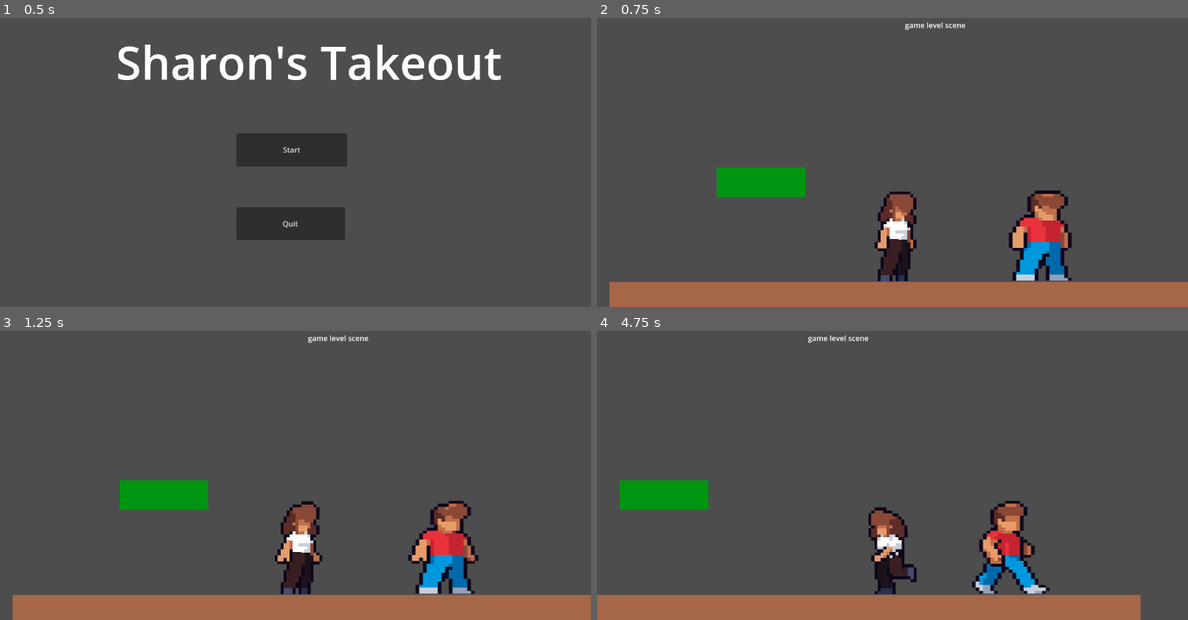
Above: before the commit, frames 1-4 (two rows, left to right).
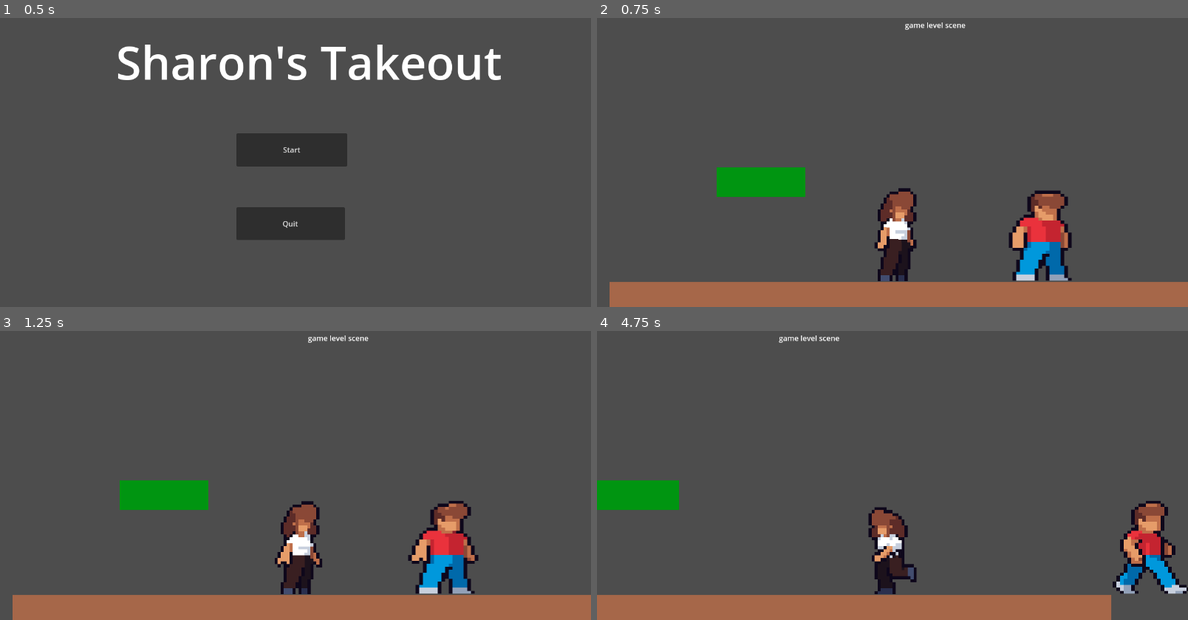
Above: after the commit, the same moments.

Repository: alexgaaranes/coss-gj-2025
Game: Godot game, scene res://levels/menu.tscn
Same seed, same stepped clock (60 frames per second), same inputs: the game is played once before the commit and once after it.
Inputs:
- Up to frame 1 (0.5 s): no input
- Up to frame 2 (0.75 s): click "Start" at 0.5 s
- Up to frame 3 (1.25 s): no input
- Up to frame 4 (4.75 s): tap Enter (ui_accept) at 1.25, 1.52, 2.27, 3.77, 4.52 s; hold D (move_right) 1.28-2.03 s; hold A (move_left) 2.03-2.78 s; hold D (move_right) 2.78-4.28 s; hold A (move_left) from 4.28 s (still down)

Frame 1 is identical in both runs. In frame 2, 0.2% of the frame differs, in the area x 47-55%, y 58-80%; in frame 3, 0.3%; in frame 4, 6.1%, in the area x 0-100%, y 1-100%.

Commit message:
feat: Add npc detection logic, facing and behind

Diff:
--- a/levels/game_level.tscn
+++ b/levels/game_level.tscn
@@ -19,10 +19,12 @@
 
 [node name="Fiesta" parent="." instance=ExtResource("1_sklrn")]
 
-[node name="CharacterBody2D" parent="Fiesta" instance=ExtResource("2_d65c1")]
+[node name="Player" parent="Fiesta" instance=ExtResource("2_d65c1")]
 position = Vector2(549, 652)
 scale = Vector2(6.5, 6.5)
+speed = 260.0
 
 [node name="HostNpc" parent="." instance=ExtResource("4_n0b0m")]
 position = Vector2(873, 651)
 scale = Vector2(8, 6.504)
+SPEED = 200.0
--- a/scenes/npc/host_npc.tscn
+++ b/scenes/npc/host_npc.tscn
@@ -109,7 +109,7 @@
 }]
 
 [sub_resource type="RectangleShape2D" id="RectangleShape2D_60lok"]
-size = Vector2(34, 29)
+size = Vector2(140, 28.5)
 
 [sub_resource type="CapsuleShape2D" id="CapsuleShape2D_p6o14"]
 radius = 6.0
@@ -124,10 +124,10 @@
 animation = &"Wait"
 frame_progress = 0.455231
 
-[node name="Area2D" type="Area2D" parent="."]
+[node name="PlayerDetector" type="Area2D" parent="."]
 
-[node name="CollisionShape2D" type="CollisionShape2D" parent="Area2D"]
-position = Vector2(0, -21.5)
+[node name="CollisionShape2D" type="CollisionShape2D" parent="PlayerDetector"]
+position = Vector2(0, -21.75)
 shape = SubResource("RectangleShape2D_60lok")
 
 [node name="CollisionShape2D" type="CollisionShape2D" parent="."]
@@ -137,4 +137,5 @@
 
 [node name="Timer" type="Timer" parent="."]
 
+[connection signal="area_entered" from="PlayerDetector" to="." method="_on_area_2d_area_entered"]
 [connection signal="timeout" from="Timer" to="." method="_on_timer_timeout"]
--- a/scenes/player/player.tscn
+++ b/scenes/player/player.tscn
@@ -83,14 +83,14 @@
 radius = 8.0
 height = 32.0
 
-[node name="CharacterBody2D" type="CharacterBody2D"]
+[node name="Player" type="CharacterBody2D"]
 script = ExtResource("1_8afob")
 
 [node name="AnimatedSprite2D" type="AnimatedSprite2D" parent="."]
 position = Vector2(0, -23)
 sprite_frames = SubResource("SpriteFrames_kvlxm")
-animation = &"Walk"
-frame_progress = 0.952009
+animation = &"Idle"
+frame_progress = 0.969688
 
 [node name="Area2D" type="Area2D" parent="."]
 
--- a/scripts/food/food.gd
+++ b/scripts/food/food.gd
@@ -1,11 +1,13 @@
 extends Node2D
 
 func _on_area_2d_area_entered(area):
-	var timing_indicator_scene = preload("res://scenes/timing_indicator/timer.tscn")
-	var timing_indicator = timing_indicator_scene.instantiate()
-	get_parent().get_parent().add_child(timing_indicator)
+	if area.get_parent().get_name() == "Player":
+		var timing_indicator_scene = preload("res://scenes/timing_indicator/timer.tscn")
+		var timing_indicator = timing_indicator_scene.instantiate()
+		get_parent().get_parent().add_child(timing_indicator)
 
 
 
 func _on_area_2d_area_shape_exited(area_rid, area, area_shape_index, local_shape_index):
-	get_parent().get_parent().get_node("Timer").queue_free()
+	if area.get_parent().get_name() == "Player":
+		get_parent().get_parent().get_node("Timer").queue_free()
--- a/scripts/npc/host_npc.gd
+++ b/scripts/npc/host_npc.gd
@@ -2,15 +2,16 @@
 
 enum State { IDLE, WALK, TURN }
 
-var SPEED: float = 50.0
+@export var SPEED: float = 50.0
 var MIN_DECISION_TIME: float = 0.5
 var MAX_DECISION_TIME: float = 2.0
 
-var direction: int = 1  # 1 = right, -1 = left
+var direction: int = 1  # 1 = left, -1 = right
 var current_state: State = State.IDLE
 
 @onready var timer: Timer = get_node("Timer")
 @onready var sprite: AnimatedSprite2D = get_node("AnimatedSprite2D")
+@onready var playerDetector: Area2D = get_node("PlayerDetector")
 
 func _ready():
 	sprite.play("Idle")
@@ -30,6 +31,7 @@
 			sprite.play("Idle")
 			velocity.x = 0
 
+
 	move_and_slide()
 
 func pick_random_behavior():
@@ -41,11 +43,37 @@
 		State.WALK:
 			pass
 		State.TURN:
+			print("Facing " + ("Left" if direction == 1 else "Right"))
 			direction *= -1
 			sprite.flip_h = direction < 0
+
+			var playerArea = get_player_in_detection_zone()
+			if playerArea:
+				evaluate_player_position(playerArea.position)
 
 	var wait_time = randf_range(MIN_DECISION_TIME, MAX_DECISION_TIME)
 	timer.start(wait_time)
 
 func _on_timer_timeout() -> void:
 	pick_random_behavior()
+
+func get_player_in_detection_zone() -> Area2D:
+	var areas = playerDetector.get_overlapping_areas()
+	for area in areas:
+		if area.get_parent().name == "Player":
+			return area
+	return null
+
+func _on_area_2d_area_entered(area: Area2D) -> void:
+	if area.get_parent().get_name() == "Player":
+		evaluate_player_position(area.position)
+
+func evaluate_player_position(player_pos: Vector2) -> void:
+	var areaDirection := (player_pos - self.position).normalized()
+	areaDirection.x = 1 if areaDirection.x > 0 else -1
+
+	if areaDirection.x == direction:
+		print("You are facing me")
+
+	else:
+		print("You are behind me")
--- a/scripts/player/player.gd
+++ b/scripts/player/player.gd
@@ -1,7 +1,7 @@
 extends Node2D
 
-var speed := 200.0
-var weight := 1.0
+@export var speed := 200.0
+@export var weight := 1.0
 
 var direction: int = 1  # 1 = right, -1 = left
 @onready var sprite: AnimatedSprite2D = get_node("AnimatedSprite2D")
